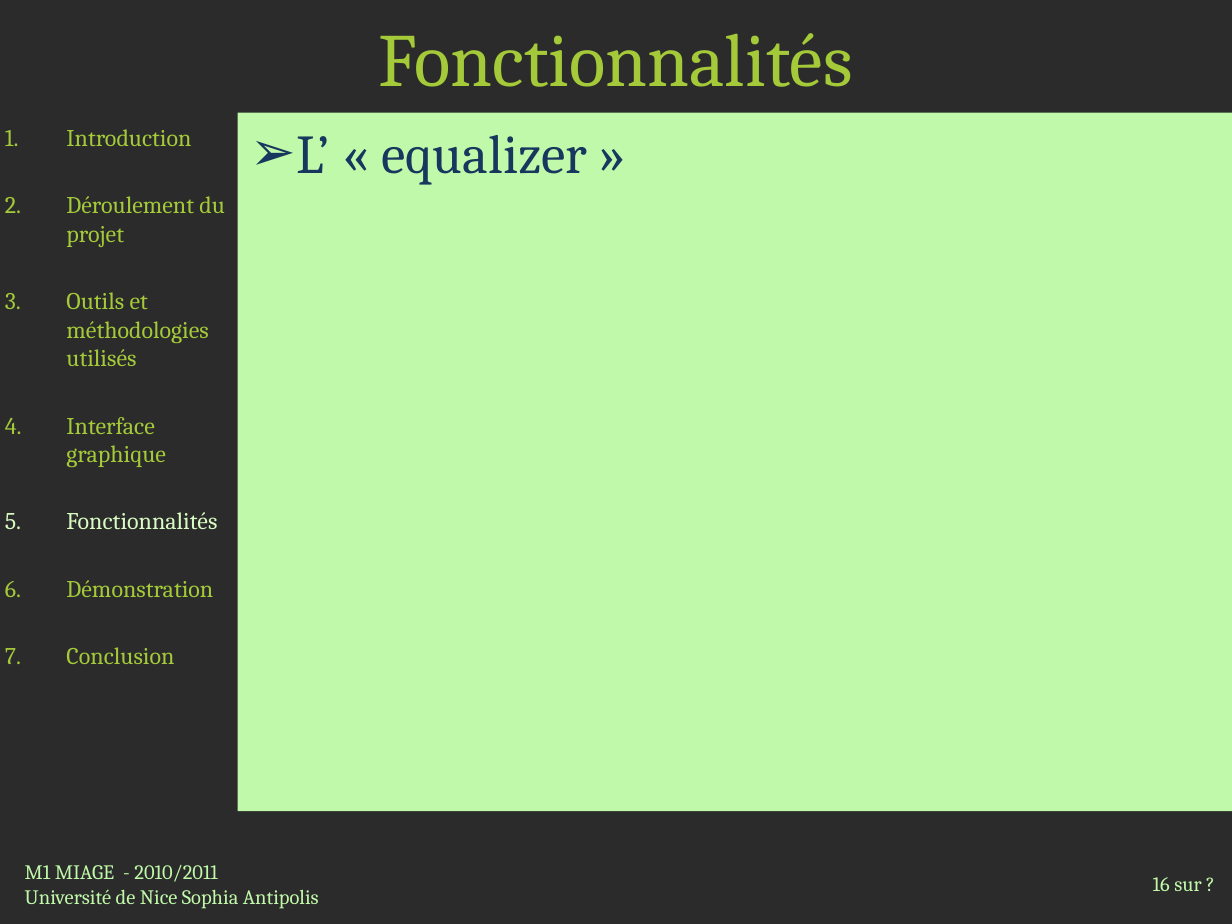
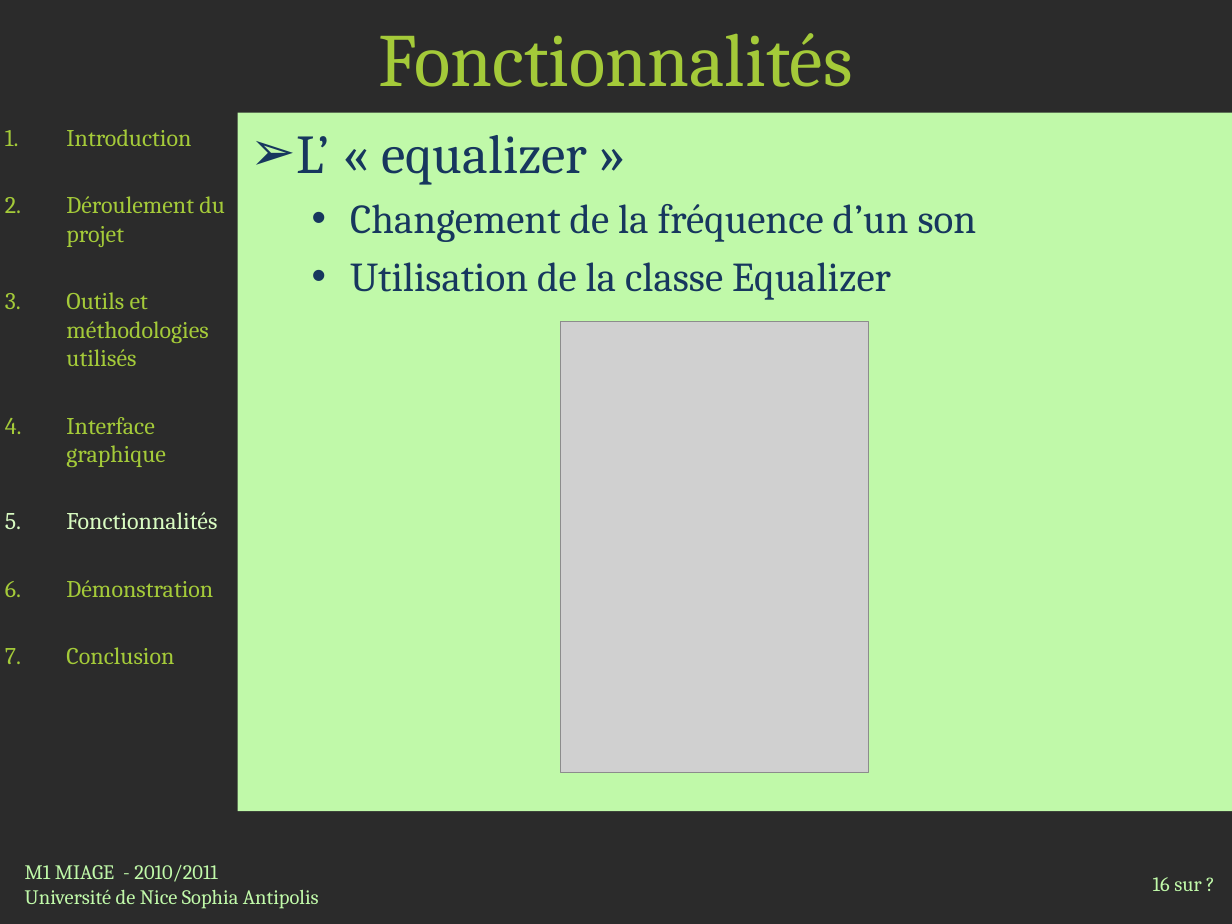
Before and after one commit to jlespagnard/android-advanced-player, a slide deck: slide 16 of AAP/docs/Presentation.pptx. Drawn at 1232x924 pixels with LibreOffice and Linux fonts; fonts in the diff are those of the drawing; grey boxes stand for pictures; background and template pictures are left out; a plain dark background stands for a picture behind light text. Boxes give left, top, right and bottom in pixels: in the first picture for what was removed or moved away, otherwise in the second. Text is boxed around its words. In the diff, an @@ line names an element or a change of style, - is before the commit and + after.

```diff
--- a/AAP/docs/Presentation.pptx
+++ b/AAP/docs/Presentation.pptx
@@ text at [350,204,977,300]: paragraphs added @@
+  • Changement de la fréquence d’un son
+  • Utilisation de la classe Equalizer
@@ picture added at [561,322,869,772] @@
```
Also in this commit, not shown: 1 other slide changed.
